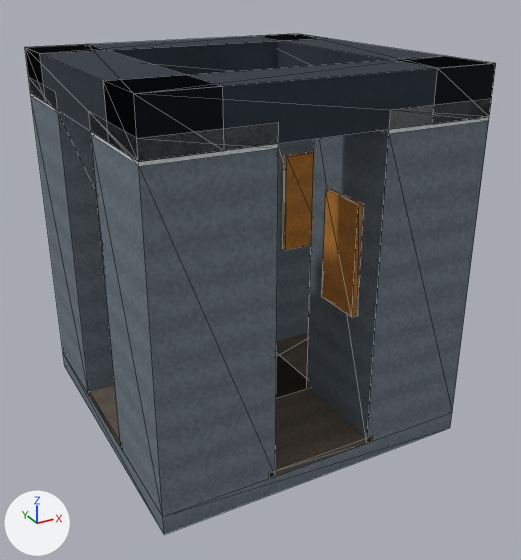
One commit to the glTF model godot/assets/structures/gate.glb: the scene before it, then after it.
Both versions are drawn from a camera (50 mm lens) standing at (-0.994, -1.93, 1.392) and looking at (0.026, -0.076, 0.465). Every picture has the same lights, and +X, +Y and +Z are marked at lower left. The first picture is the older version. Mesh edges are drawn as thin lines. Vertices at exactly the same position are counted once.

The first picture shows 'gate'.
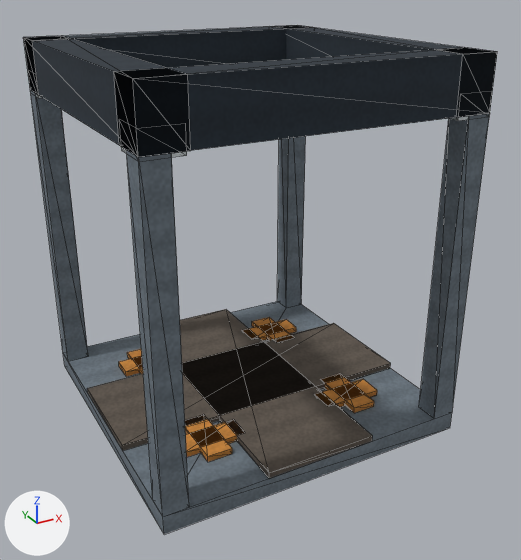
Commit message: fix(hpa-291): rebuild gate as a portal frame clear of traversal bodies

Location of each change, [x1, y1, x2, y2] in pixels of the pictures (521 x 560 px; the box of a moved part takes in the faces that stretch with it):
'gate', reshaped: before [25, 34, 496, 534]; after [24, 25, 497, 534]
part 1 of me_cube_149, moved or reshaped: before [91, 136, 278, 517]; after [126, 150, 189, 517]
part 2 of me_cube_149, moved or reshaped: before [89, 111, 279, 166]; after [121, 147, 187, 157]
part 3 of me_cube_149, moved or reshaped (not visible before): after [30, 90, 88, 361]
part 4 of me_cube_149, moved or reshaped: before [31, 97, 115, 393]; after [419, 113, 490, 419]
part 5 of me_cube_149, moved or reshaped: before [29, 78, 63, 114]; after [448, 116, 469, 121]
part 6 of me_cube_149, moved or reshaped (not visible before): after [277, 136, 306, 308]
part 7 of me_cube_149, moved or reshaped: before [307, 121, 489, 443]; after [37, 25, 497, 117]
part 8 of me_cube_149, moved or reshaped: before [381, 99, 491, 134]; after [24, 26, 497, 157]
part 9 of me_cube_149, moved or reshaped (not visible before): after [186, 420, 244, 457]
part 10 of me_cube_149, moved or reshaped: before [277, 139, 314, 341]; after [119, 357, 142, 377]
part 11 of me_cube_149, moved or reshaped (not visible before): after [185, 415, 232, 462]
part 12 of me_cube_149, moved or reshaped (not visible before): after [321, 374, 374, 413]
part 13 of me_cube_149, moved or reshaped: before [283, 152, 314, 250]; after [314, 379, 377, 407]
part 14 of me_cube_149, moved or reshaped: before [25, 34, 496, 317]; after [74, 29, 296, 374]

Edits to the bpy script that builds the scene:
```text
Change me_cube_149:
    used by ob_gate; location = (0.0, 0.0, 0.0)
    remove me_cube_149.from_pydata(...)  # 176 vertices, 276 faces; spans x -0.5..0.5, y -0.5..0.5, z 0.0..1.15
    add me_cube_149.from_pydata(...)  # 176 vertices, 276 faces; spans x -0.5..0.5, y -0.5..0.5, z 0.0..1.18
    me_cube_149 part 1: the loose piece of 8 vertices spanning x -0.5..-0.16, y -0.5..-0.16, z 0.06..1.0 is scaled about its middle by (0.221, 0.221, 1.02), then moved by (-0.133, -0.133, 0.01)
    me_cube_149 part 2: the loose piece of 8 vertices spanning x -0.5..-0.16, y -0.5..-0.16, z 1.0..1.06 is scaled about its middle by (0.324, 0.324, 1.17), then moved by (-0.114, -0.114, 0.015)
    me_cube_149 part 3: the loose piece of 8 vertices spanning x -0.165..-0.145, y -0.41..-0.25, z 0.45..0.79 is scaled about its middle by (3.75, 0.469, 2.82), then moved by (-0.307, 0.793, -0.08)
    me_cube_149 part 4: the loose piece of 8 vertices spanning x -0.5..-0.16, y 0.16..0.5, z 0.06..1.0 is scaled about its middle by (0.221, 0.221, 1.02), then moved by (0.793, -0.793, 0.01)
    me_cube_149 part 5: the loose piece of 8 vertices spanning x -0.5..-0.16, y 0.16..0.5, z 1.0..1.06 is scaled about its middle by (0.324, 0.324, 1.17), then moved by (0.774, -0.774, 0.015)
    me_cube_149 part 6: the loose piece of 8 vertices spanning x -0.165..-0.145, y 0.25..0.41, z 0.45..0.79 is scaled about its middle by (3.75, 0.469, 2.82), then moved by (0.618, 0.132, -0.08)
    me_cube_149 part 7: the loose piece of 8 vertices spanning x 0.16..0.5, y -0.5..-0.16, z 0.06..1.0 is scaled about its middle by (0.353, 2.94, 0.17), then moved by (0.11, 0.33, 0.57)
    me_cube_149 part 8: the loose piece of 8 vertices spanning x 0.16..0.5, y -0.5..-0.16, z 1.0..1.06 is scaled about its middle by (0.353, 2.94, 2.67), then moved by (-0.77, 0.33, 0.07)
    me_cube_149 part 9: the loose piece of 8 vertices spanning x 0.25..0.41, y -0.165..-0.145, z 0.45..0.79 is scaled about its middle by (1.25, 4, 0.0588), then moved by (-0.58, -0.105, -0.55)
    me_cube_149 part 10: the loose piece of 8 vertices spanning x 0.16..0.5, y 0.16..0.5, z 0.06..1.0 is scaled about its middle by (0.588, 0.235, 0.0213), then moved by (-0.58, -0.07, -0.46)
    me_cube_149 part 11: the loose piece of 8 vertices spanning x 0.16..0.5, y 0.16..0.5, z 1.0..1.06 is scaled about its middle by (0.235, 0.588, 0.333), then moved by (-0.59, -0.58, -0.96)
    me_cube_149 part 12: the loose piece of 8 vertices spanning x 0.145..0.165, y 0.25..0.41, z 0.45..0.79 is scaled about its middle by (4, 1.25, 0.0588), then moved by (0.105, -0.58, -0.55)
    me_cube_149 part 13: the loose piece of 8 vertices spanning x 0.25..0.41, y 0.145..0.165, z 0.45..0.79 is scaled about its middle by (1.25, 4, 0.0588), then moved by (-0.08, -0.415, -0.55)
    me_cube_149 part 14: 32 of 176 vertices moved; they spanned x -0.5..0.5, y -0.5..0.5, z 0.45..1.15 and now span x -0.5..0.5, y -0.38..0.38, z 0.06..1.18; mean shift (0.024, 0.273, -0.638); largest move (-0.5, -0.3, 1.15) -> (0.3, 0.15, 0.08)
    other edits to the shape of me_cube_149 do not show in these pictures
```
